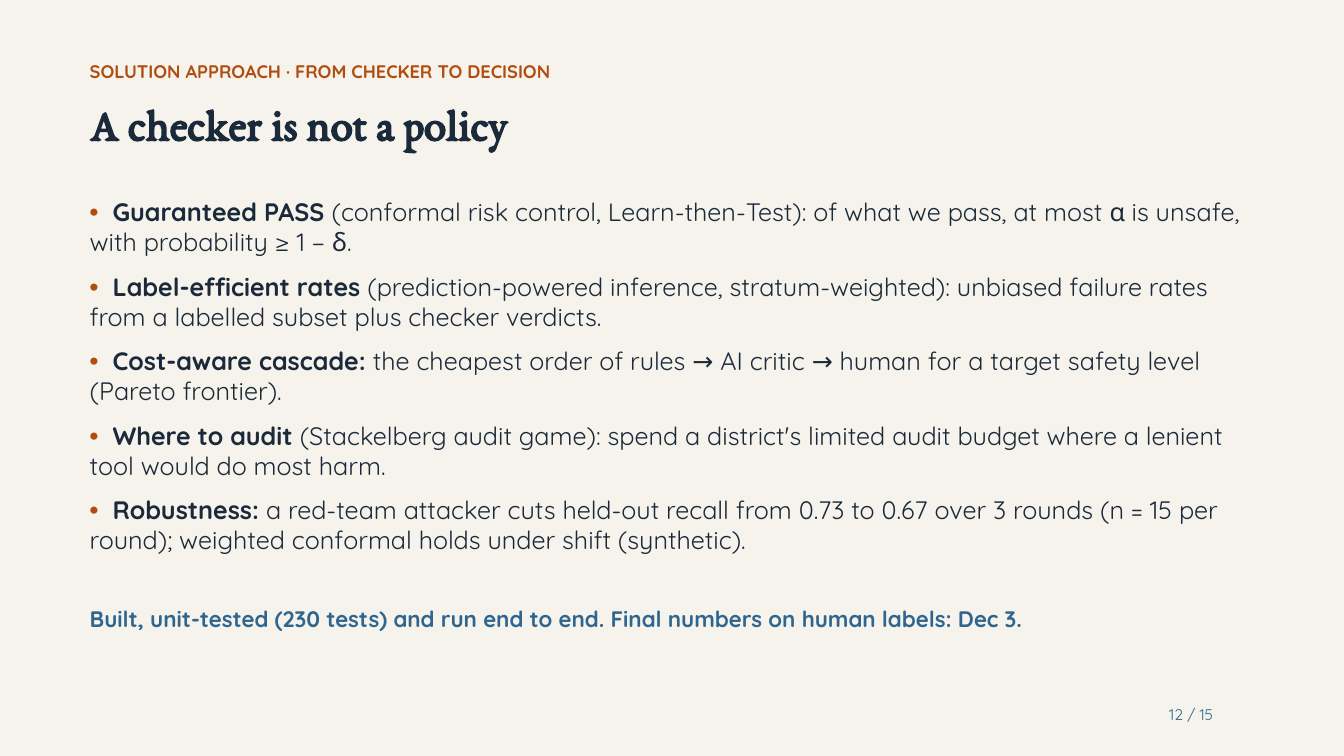
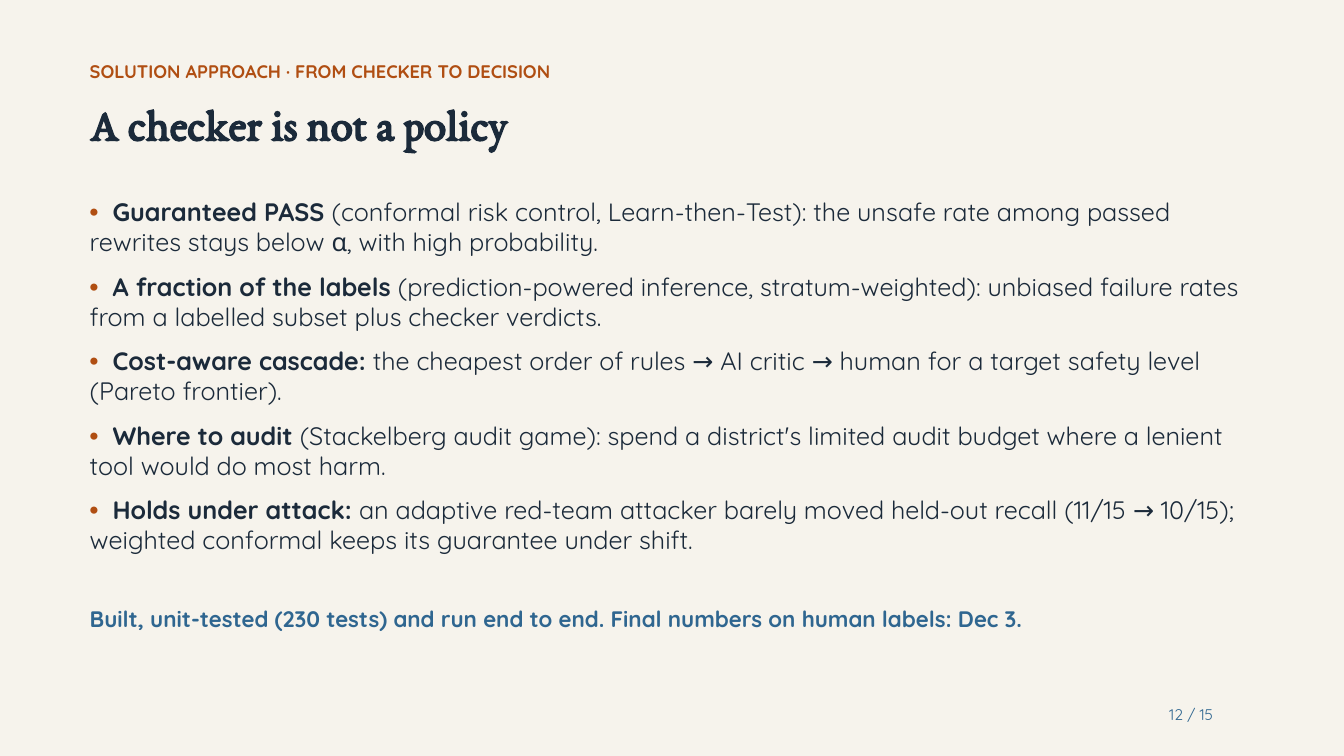
Before and after one commit to harshitaggarwal01/cs2880, a slide deck: slide 12 of docs/video/SafeAdapt-Math_video_nov23.pptx. Drawn at 1344x756 pixels with LibreOffice and Linux fonts; fonts in the diff are those of the drawing. Boxes give left, top, right and bottom in pixels: in the first picture for what was removed or moved away, otherwise in the second. Text is boxed around its words. In the diff, an @@ line names an element or a change of style, - is before the commit and + after.

```diff
--- a/docs/video/SafeAdapt-Math_video_nov23.pptx
+++ b/docs/video/SafeAdapt-Math_video_nov23.pptx
@@ text at box(90, 202, 1239, 331): text changed @@
-• Guaranteed PASS (conformal risk control, Learn-then-Test): of what we pass, at most α is unsafe, with probability ≥ 1 − δ.
-• Label-efficient rates (prediction-powered inference, stratum-weighted): unbiased failure rates from a labelled subset plus checker verdicts.
+• Guaranteed PASS (conformal risk control, Learn-then-Test): the unsafe rate among passed rewrites stays below α, with high probability.
+• A fraction of the labels (prediction-powered inference, stratum-weighted): unbiased failure rates from a labelled subset plus checker verdicts.
@@ text at box(90, 499, 1234, 554): text changed @@
-• Robustness: a red-team attacker cuts held-out recall from 0.73 to 0.67 over 3 rounds (n = 15 per round); weighted conformal holds under shift (synthetic).
+• Holds under attack: an adaptive red-team attacker barely moved held-out recall (11/15 → 10/15); weighted conformal keeps its guarantee under shift.
```
Also in this commit, not shown: 10 other slides changed, 16 other files.
